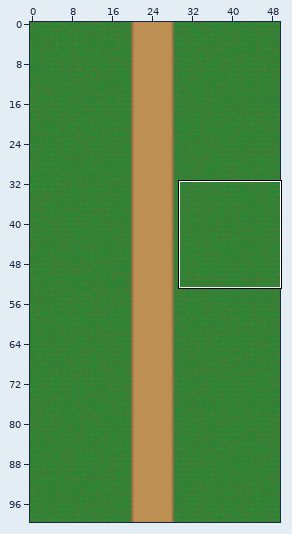
Tiled map, stored at Assets/Tilemaps/Scene 1 Road.tmx. Above: a wide view before the commit, with the close-up outlined.
Close-up. Before the edit:
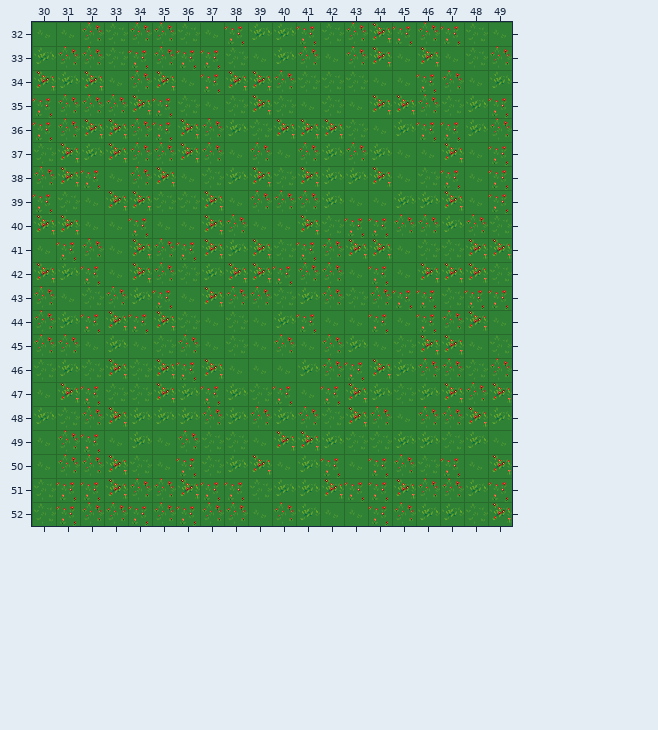
Cells are 32x32 px. Shown: x 30..49, y 32..52. The commit also changed other parts of the map, which this record leaves out.
The result:
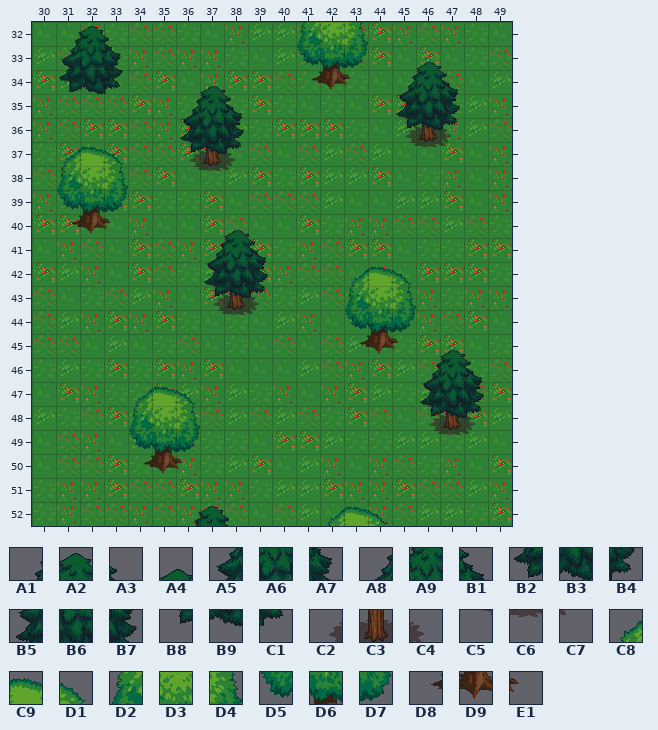
Key: from "terrain_atlas": A1 504, A2 505, A3 506, A4 508, A5 536, A6 537, A7 538, A8 539, A9 540, B1 541, B2 568, B3 569, B4 570, B5 571, B6 572, B7 573, B8 603, B9 604, C1 605, C2 636, C3 637, C4 638, C5 668, C6 669, C7 670, C8 925, C9 926, D1 927, D2 957, D3 958, D4 959, D5 989, D6 990, D7 991, D8 1021, D9 1022, E1 1023.
__ is an empty cell, .. an unchanged one.
Tiles of an added or newly shown layer are drawn over the layers below it.
Difference:
--- layer "TreeStumps" (added)
@@ x 36..47 @@
-36 .. .. .. .. .. .. .. .. .. __ __ __
-37 __ __ __ .. .. .. .. .. .. __ __ __
-38 __ __ __ .. .. .. .. .. .. .. .. ..
+36 .. .. .. .. .. .. .. .. .. C2 C3 C4
+37 C2 C3 C4 .. .. .. .. .. .. C5 C6 C7
+38 C5 C6 C7 .. .. .. .. .. .. .. .. ..
@@ x 37..39 @@
-43 __ __ __
-44 __ __ __
+43 C2 C3 C4
+44 C5 C6 C7
@@ x 46..48 @@
-48 __ __ __
-49 __ __ __
+48 C2 C3 C4
+49 C5 C6 C7
--- layer "Trees" (added)
@@ x 31..48 @@
-32 __ __ __ .. .. .. .. .. .. .. __ __ __ .. .. .. .. ..
-33 __ __ __ .. .. .. .. .. .. .. __ __ __ .. .. __ .. ..
-34 __ __ __ .. .. .. __ .. .. .. __ __ __ .. __ __ __ ..
-35 .. .. .. .. .. __ __ __ .. .. .. .. .. .. __ __ __ ..
-36 .. .. .. .. .. __ __ __ .. .. .. .. .. .. __ __ __ ..
-37 __ __ __ .. .. __ __ __ .. .. .. .. .. .. .. .. .. ..
-38 __ __ __ .. .. .. .. .. .. .. .. .. .. .. .. .. .. ..
-39 __ __ __ .. .. .. .. .. .. .. .. .. .. .. .. .. .. ..
-40 __ __ __ .. .. .. .. __ .. .. .. .. .. .. .. .. .. ..
-41 .. .. .. .. .. .. __ __ __ .. .. .. .. .. .. .. .. ..
-42 .. .. .. .. .. .. __ __ __ .. .. .. __ __ __ .. .. ..
-43 .. .. .. .. .. .. __ __ __ .. .. .. __ __ __ .. .. ..
-44 .. .. .. .. .. .. .. .. .. .. .. .. __ __ __ .. .. ..
-45 .. .. .. .. .. .. .. .. .. .. .. .. __ __ __ .. __ ..
-46 .. .. .. .. .. .. .. .. .. .. .. .. .. .. .. __ __ __
-47 .. .. .. __ __ __ .. .. .. .. .. .. .. .. .. __ __ __
-48 .. .. .. __ __ __ .. .. .. .. .. .. .. .. .. __ __ __
-49 .. .. .. __ __ __ .. .. .. .. .. .. .. .. .. .. .. ..
-50 .. .. .. __ __ __ .. .. .. .. .. .. .. .. .. .. .. ..
+32 A1 A2 A3 .. .. .. .. .. .. .. D2 D3 D4 .. .. .. .. ..
+33 A5 A6 A7 .. .. .. .. .. .. .. D5 D6 D7 .. .. A4 .. ..
+34 B2 B3 B4 .. .. .. A4 .. .. .. D8 D9 E1 .. A8 A9 B1 ..
+35 .. .. .. .. .. A8 A9 B1 .. .. .. .. .. .. B5 B6 B7 ..
+36 .. .. .. .. .. B5 B6 B7 .. .. .. .. .. .. B8 B9 C1 ..
+37 C8 C9 D1 .. .. B8 B9 C1 .. .. .. .. .. .. .. .. .. ..
+38 D2 D3 D4 .. .. .. .. .. .. .. .. .. .. .. .. .. .. ..
+39 D5 D6 D7 .. .. .. .. .. .. .. .. .. .. .. .. .. .. ..
+40 D8 D9 E1 .. .. .. .. A4 .. .. .. .. .. .. .. .. .. ..
+41 .. .. .. .. .. .. A8 A9 B1 .. .. .. .. .. .. .. .. ..
+42 .. .. .. .. .. .. B5 B6 B7 .. .. .. C8 C9 D1 .. .. ..
+43 .. .. .. .. .. .. B8 B9 C1 .. .. .. D2 D3 D4 .. .. ..
+44 .. .. .. .. .. .. .. .. .. .. .. .. D5 D6 D7 .. .. ..
+45 .. .. .. .. .. .. .. .. .. .. .. .. D8 D9 E1 .. A4 ..
+46 .. .. .. .. .. .. .. .. .. .. .. .. .. .. .. A8 A9 B1
+47 .. .. .. C8 C9 D1 .. .. .. .. .. .. .. .. .. B5 B6 B7
+48 .. .. .. D2 D3 D4 .. .. .. .. .. .. .. .. .. B8 B9 C1
+49 .. .. .. D5 D6 D7 .. .. .. .. .. .. .. .. .. .. .. ..
+50 .. .. .. D8 D9 E1 .. .. .. .. .. .. .. .. .. .. .. ..
@@ x 36..44 @@
-52 __ __ __ .. .. .. __ __ __
+52 A1 A2 A3 .. .. .. C8 C9 D1
